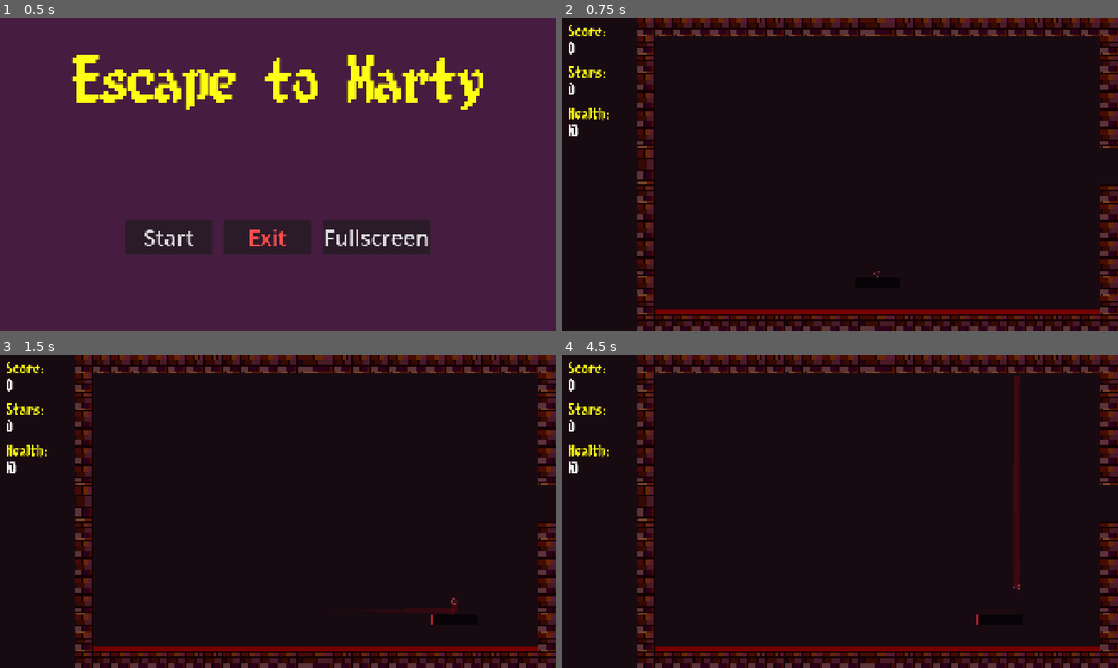
Above: before the commit, frames 1-4 (two rows, left to right).
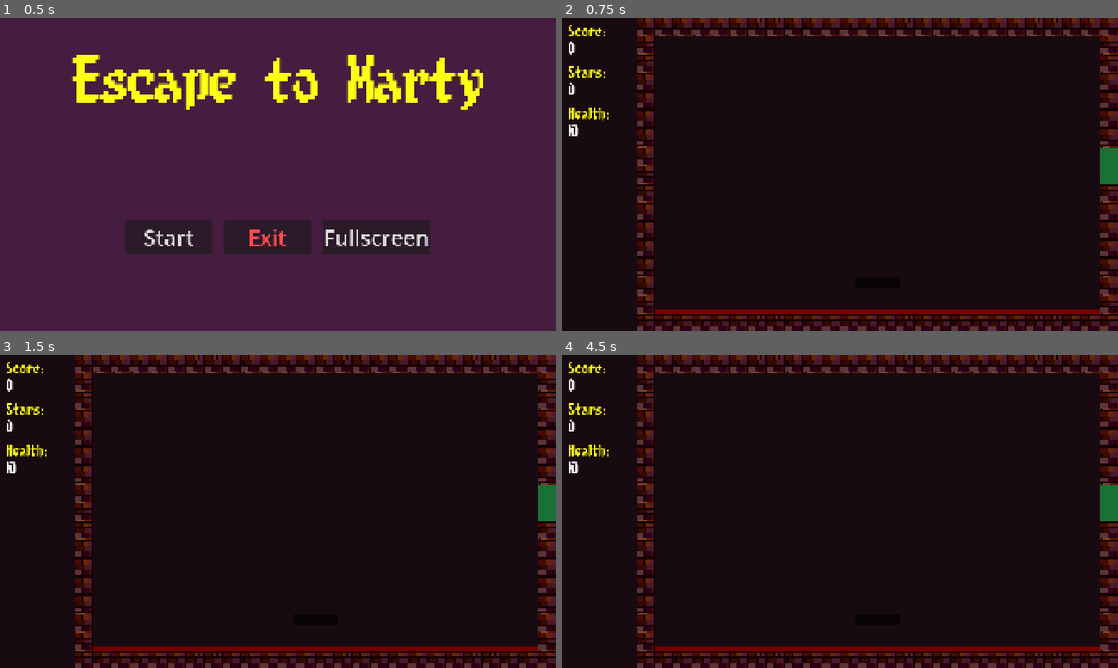
Above: after the commit, the same moments.

Repository: lostpoet999/escape_to_marty
Game: Godot game, scene res://scenes_and_scripts/ui_main_menu/main_menu.tscn
The game is run twice, just before and just after one commit, with the same random seed, the same clock (stepped at 60 frames per second) and the same inputs.
Inputs (mouse positions are in pixels of both pictures, inside the frame that each line leads up to):
- Up to frame 1 (0.5 s): no input
- Up to frame 2 (0.75 s): click "Start" at 0.5 s
- Up to frame 3 (1.5 s): tap Enter at 1.25 s; move the mouse to (305, 511) at 1.27 s; hold Tab (click_mode_toggle) from 1.28 s (still down); click (305, 511) at 1.42 s
- Up to frame 4 (4.5 s): move the mouse to (812, 511) at 2.02 s; release Tab (click_mode_toggle) at 2.03 s; click (812, 511) at 2.1 s; move the mouse to (851, 505) at 2.77 s; hold Tab (click_mode_toggle) 2.78-3.53 s; click (851, 505) at 2.92 s; move the mouse to (812, 574) at 3.52 s; click (812, 574) at 3.6 s; move the mouse to (1006, 558) at 4.27 s; hold Tab (click_mode_toggle) from 4.28 s (still down); click (1006, 558) at 4.42 s

Frame 1 is identical in both runs. In frame 2, 0.9% of the frame differs, in the area x 13-100%, y 0-100%; in frame 3, 1.1%; in frame 4, 1.7%.

Commit message:
feat: room traversal basic complete
game manager loads the floor resource, gets all the room data, loads the starting room. exits draw an open  or closed door or walls as per the exits for that room. using a graph approach to be able to do one way doors and such in future. future updates we will want some level transitions and juice.

Diff:
--- a/scenes_and_scripts/ball/ball.gd
+++ b/scenes_and_scripts/ball/ball.gd
@@ -35,6 +35,11 @@
 	add_child(bounce_effect)
 	instantiate_all_effects()
 	update_base_dmg()
+	Signalbus.level_cleared.connect(remove_ball)
+
+func remove_ball():
+	on_paddle = false
+	queue_free()
 
 func _process(delta: float) -> void:
 	if on_paddle:
--- a/scenes_and_scripts/levels/common_rooms/start_1.tscn
+++ b/scenes_and_scripts/levels/common_rooms/start_1.tscn
@@ -2,4 +2,4 @@
 
 [ext_resource type="PackedScene" uid="uid://bea1h3570swpu" path="res://scenes_and_scripts/levels/room_base.tscn" id="1_cckqh"]
 
-[node name="Level_01" unique_id=565861230 instance=ExtResource("1_cckqh")]
+[node name="Start_1" unique_id=565861230 instance=ExtResource("1_cckqh")]
--- a/scenes_and_scripts/levels/floor_1_the_lighthouse/combat_1_1.tscn
+++ b/scenes_and_scripts/levels/floor_1_the_lighthouse/combat_1_1.tscn
@@ -1,15 +1,9 @@
 [gd_scene format=3 uid="uid://bordljimg38oq"]
 
 [ext_resource type="PackedScene" uid="uid://bea1h3570swpu" path="res://scenes_and_scripts/levels/room_base.tscn" id="1_eysly"]
-[ext_resource type="PackedScene" uid="uid://dn7s6lrcudtqn" path="res://scenes_and_scripts/walls/64x64_brownish_wall.tscn" id="2_qcry5"]
+[ext_resource type="PackedScene" uid="uid://cm1kspxv86400" path="res://scenes_and_scripts/bricks/blue_brick.tscn" id="2_qcry5"]
 
 [node name="Level_01" unique_id=565861230 instance=ExtResource("1_eysly")]
 
-[node name="DeathWall" parent="PlayArea/Walls" parent_id_path=PackedInt32Array(76639453) index="0" unique_id=518440941]
-visible = false
-
-[node name="Border_Wall50" parent="PlayArea/Walls" parent_id_path=PackedInt32Array(76639453) index="44" unique_id=618575957 instance=ExtResource("2_qcry5")]
-position = Vector2(256, 512)
-
-[node name="Border_Wall51" parent="PlayArea/Walls" parent_id_path=PackedInt32Array(76639453) index="45" unique_id=1560924048 instance=ExtResource("2_qcry5")]
-position = Vector2(256, 448)
+[node name="BlueBrick" parent="PlayArea/Walls" parent_id_path=PackedInt32Array(76639453) index="79" unique_id=887021685 instance=ExtResource("2_qcry5")]
+position = Vector2(1056, 512)
--- /dev/null
+++ b/scenes_and_scripts/levels/floor_1_the_lighthouse/combat_1_2.tscn
@@ -0,0 +1,12 @@
+[gd_scene format=3 uid="uid://b3skgrm0cpgc1"]
+
+[ext_resource type="PackedScene" uid="uid://bea1h3570swpu" path="res://scenes_and_scripts/levels/room_base.tscn" id="1_o7dia"]
+[ext_resource type="PackedScene" uid="uid://cm1kspxv86400" path="res://scenes_and_scripts/bricks/blue_brick.tscn" id="2_cbojn"]
+
+[node name="Level_01" unique_id=565861230 instance=ExtResource("1_o7dia")]
+
+[node name="BlueBrick" parent="PlayArea/Walls" parent_id_path=PackedInt32Array(76639453) index="79" unique_id=887021685 instance=ExtResource("2_cbojn")]
+position = Vector2(992, 544)
+
+[node name="BlueBrick2" parent="PlayArea/Walls" parent_id_path=PackedInt32Array(76639453) index="80" unique_id=1239030522 instance=ExtResource("2_cbojn")]
+position = Vector2(1056, 544)
--- /dev/null
+++ b/scenes_and_scripts/levels/floor_1_the_lighthouse/combat_1_3.tscn
@@ -0,0 +1,15 @@
+[gd_scene format=3 uid="uid://bk4fir2rv0b7w"]
+
+[ext_resource type="PackedScene" uid="uid://bea1h3570swpu" path="res://scenes_and_scripts/levels/room_base.tscn" id="1_nty3w"]
+[ext_resource type="PackedScene" uid="uid://cm1kspxv86400" path="res://scenes_and_scripts/bricks/blue_brick.tscn" id="2_l6wtj"]
+
+[node name="Level_01" unique_id=565861230 instance=ExtResource("1_nty3w")]
+
+[node name="BlueBrick" parent="PlayArea/Walls" parent_id_path=PackedInt32Array(76639453) index="79" unique_id=887021685 instance=ExtResource("2_l6wtj")]
+position = Vector2(992, 544)
+
+[node name="BlueBrick2" parent="PlayArea/Walls" parent_id_path=PackedInt32Array(76639453) index="80" unique_id=1239030522 instance=ExtResource("2_l6wtj")]
+position = Vector2(1056, 544)
+
+[node name="BlueBrick" parent="." index="5" unique_id=1506194311 instance=ExtResource("2_l6wtj")]
+position = Vector2(1152, 576)
--- a/scenes_and_scripts/levels/floor_1_the_lighthouse/floor_1_layout.tres
+++ b/scenes_and_scripts/levels/floor_1_the_lighthouse/floor_1_layout.tres
@@ -4,6 +4,8 @@
 [ext_resource type="Script" uid="uid://bvs3ugvgbabkc" path="res://scenes_and_scripts/levels/floor_data.gd" id="2_j7weq"]
 [ext_resource type="PackedScene" uid="uid://bordljimg38oq" path="res://scenes_and_scripts/levels/floor_1_the_lighthouse/combat_1_1.tscn" id="3_hqd6g"]
 [ext_resource type="PackedScene" uid="uid://bhyu3nftn678w" path="res://scenes_and_scripts/levels/common_rooms/start_1.tscn" id="3_n2un6"]
+[ext_resource type="PackedScene" uid="uid://b3skgrm0cpgc1" path="res://scenes_and_scripts/levels/floor_1_the_lighthouse/combat_1_2.tscn" id="4_n2un6"]
+[ext_resource type="PackedScene" uid="uid://bk4fir2rv0b7w" path="res://scenes_and_scripts/levels/floor_1_the_lighthouse/combat_1_3.tscn" id="5_3m4i2"]
 
 [sub_resource type="Resource" id="Resource_xcoa1"]
 script = ExtResource("1_hqd6g")
@@ -27,6 +29,7 @@
 [sub_resource type="Resource" id="Resource_ujf72"]
 script = ExtResource("1_hqd6g")
 room_name_id = "combat_1_2"
+room_scene = ExtResource("4_n2un6")
 room_coords = Vector2i(2, 2)
 room_type = 1
 south_exit = "combat_1_1"
@@ -35,6 +38,7 @@
 [sub_resource type="Resource" id="Resource_leowd"]
 script = ExtResource("1_hqd6g")
 room_name_id = "combat_1_3"
+room_scene = ExtResource("5_3m4i2")
 room_coords = Vector2i(3, 3)
 room_type = 1
 west_exit = "combat_1_1"
--- a/scenes_and_scripts/levels/room_base.gd
+++ b/scenes_and_scripts/levels/room_base.gd
@@ -11,6 +11,10 @@
 	Signalbus.brick_destroyed.connect(_on_brick_destroyed)
 	Signalbus.star_collected.connect(update_stars_in_level)
 	Signalbus.star_spawned.connect(update_stars_in_level)
+	if self.name == "Start_1":
+		bricks_cleared = true
+		stars_cleared = true
+		check_level_cleared()
 
 func check_level_cleared() -> void: #let gamemanager know level is cleared
 	if stars_cleared && bricks_cleared:
@@ -29,12 +33,3 @@
 	if bricks_left <= 1:
 		bricks_cleared = true
 		check_level_cleared()
-
-#reconcile north,south, east, west
-	#read level scene file
-	#know what floor i am on
-	#know what room i am in
-	#search room entries for floor i am on
-	#read the directions:
-		#if door north place door scene
-		#else place wall scene
--- a/scenes_and_scripts/levels/room_base.tscn
+++ b/scenes_and_scripts/levels/room_base.tscn
@@ -307,6 +307,18 @@
 
 [node name="Border_Wall57" parent="PlayArea/Walls" unique_id=285859164 instance=ExtResource("4_w27iv")]
 position = Vector2(256, 832)
+
+[node name="EastExit" parent="PlayArea/Walls" unique_id=179641907 instance=ExtResource("5_fuowh")]
+position = Vector2(1856, 480)
+
+[node name="SouthExit" parent="PlayArea/Walls" unique_id=741878414 instance=ExtResource("7_57n16")]
+position = Vector2(1056, 1024)
+
+[node name="NorthExit" parent="PlayArea/Walls" unique_id=1940363890 instance=ExtResource("6_701b8")]
+position = Vector2(1056, 0)
+
+[node name="WestExit" parent="PlayArea/Walls" unique_id=1024305235 instance=ExtResource("8_2ndtm")]
+position = Vector2(256, 480)
 
 [node name="Background" type="ColorRect" parent="PlayArea" unique_id=306947289]
 z_index = -1
@@ -323,18 +335,6 @@
 color = Color(0.09411765, 0.039215688, 0.06666667, 1)
 metadata/_edit_lock_ = true
 
-[node name="EastExit" parent="PlayArea" unique_id=1140514349 instance=ExtResource("5_fuowh")]
-position = Vector2(1607, 512)
-
-[node name="NorthExit" parent="PlayArea" unique_id=1097567357 instance=ExtResource("6_701b8")]
-position = Vector2(807, 32)
-
-[node name="SouthExit" parent="PlayArea" unique_id=976587869 instance=ExtResource("7_57n16")]
-position = Vector2(807, 1056)
-
-[node name="WestExit" parent="PlayArea" unique_id=685310637 instance=ExtResource("8_2ndtm")]
-position = Vector2(7, 512)
-
 [node name="EscapeMenu" parent="." unique_id=1133911884 instance=ExtResource("5_w74c6")]
 visible = false
 anchors_preset = 8
--- a/scenes_and_scripts/singletons/game_manager.gd
+++ b/scenes_and_scripts/singletons/game_manager.gd
@@ -14,7 +14,7 @@
 	1: "uid://dr8vct1f7lm5n"
 }
 
-enum GameState {MAIN_MENU, BALL_ON_PADDLE, PLAYING, PAUSED, GAME_OVER, CLICK_MODE}
+enum GameState {MAIN_MENU, BALL_ON_PADDLE, PLAYING, PAUSED, GAME_OVER, CLICK_MODE, LEVEL_CLEARED}
 var current_state: GameState = GameState.MAIN_MENU
 
 #const node group constants
@@ -50,15 +50,17 @@
 		GameState.MAIN_MENU:
 			return to_state in [GameState.BALL_ON_PADDLE]
 		GameState.BALL_ON_PADDLE:
-			return to_state in [GameState.PLAYING, GameState.PAUSED]
+			return to_state in [GameState.PLAYING, GameState.PAUSED, GameState.LEVEL_CLEARED]
 		GameState.PLAYING:
-			return to_state in [GameState.PAUSED, GameState.GAME_OVER, GameState.MAIN_MENU, GameState.CLICK_MODE]
+			return to_state in [GameState.PAUSED, GameState.GAME_OVER, GameState.MAIN_MENU, GameState.CLICK_MODE, GameState.LEVEL_CLEARED]
 		GameState.PAUSED:
 			return to_state in [GameState.PLAYING, GameState.BALL_ON_PADDLE]
 		GameState.GAME_OVER:
 			return to_state in [GameState.MAIN_MENU, GameState.PLAYING]
 		GameState.CLICK_MODE:
-			return to_state in [GameState.PLAYING]
+			return to_state in [GameState.PLAYING, GameState.LEVEL_CLEARED]
+		GameState.LEVEL_CLEARED:
+			return to_state  in [GameState.BALL_ON_PADDLE]
 	return false
 
 func enter_state(change_to_state: GameState) -> void:
@@ -82,6 +84,10 @@
 			GameManager.change_state(GameState.MAIN_MENU)
 			call_deferred("load_scene", MAIN_MENU)
 		GameState.CLICK_MODE:
+			Input.set_mouse_mode(Input.MOUSE_MODE_VISIBLE)
+			Signalbus.game_state_click_mode.emit()
+		GameState.LEVEL_CLEARED:
+			print("game state to level cleared")
 			Input.set_mouse_mode(Input.MOUSE_MODE_VISIBLE)
 			Signalbus.game_state_click_mode.emit()
 
@@ -113,7 +119,7 @@
 	_configure_frame_rate()
 	PlayerData.initialize_player_data()
 	Signalbus.player_died.connect(_load_level_on_player_death)
-	Signalbus.level_cleared.connect(load_next_level)
+	Signalbus.level_cleared.connect(set_state_to_cleared)
 	process_mode = Node.PROCESS_MODE_ALWAYS
 
 
@@ -139,6 +145,7 @@
 func _load_level_on_player_death() -> void:
 	GameManager.change_state(GameState.GAME_OVER)
 
-func load_next_level() -> void:
-	change_state(GameState.MAIN_MENU)
-	call_deferred("load_scene", MAIN_MENU) #will be replaced by maps and portals
+func set_state_to_cleared() -> void:
+	print("level_cleared")
+	change_state(GameState.LEVEL_CLEARED)
+	print("game state: ", current_state)
--- a/scenes_and_scripts/walls/exits/east_exit.tscn
+++ b/scenes_and_scripts/walls/exits/east_exit.tscn
@@ -1,28 +1,29 @@
 [gd_scene format=3 uid="uid://37ac7xv2kevl"]
 
-[ext_resource type="Texture2D" uid="uid://nhuggym8gsmb" path="res://scenes_and_scripts/walls/1x1_brownish_wall.png" id="1_v65l6"]
-[ext_resource type="Script" uid="uid://bwqqfn8j70s1u" path="res://scenes_and_scripts/walls/exits/exits.gd" id="1_x54i1"]
+[ext_resource type="PackedScene" uid="uid://csxt8ng8rhxo" path="res://scenes_and_scripts/walls/exits/exit_base.tscn" id="1_v65l6"]
 
-[sub_resource type="RectangleShape2D" id="RectangleShape2D_pk4ev"]
+[sub_resource type="RectangleShape2D" id="RectangleShape2D_v65l6"]
 size = Vector2(64, 128)
 
-[node name="EastExit" type="Area2D" unique_id=618575957 groups=["walls"]]
-script = ExtResource("1_x54i1")
+[node name="EastExit" unique_id=618575957 instance=ExtResource("1_v65l6")]
 
-[node name="CollisionShape2D" type="CollisionShape2D" parent="." unique_id=363479540]
-shape = SubResource("RectangleShape2D_pk4ev")
+[node name="CollisionShape2D" type="CollisionShape2D" parent="." index="0" unique_id=137459280]
+shape = SubResource("RectangleShape2D_v65l6")
 
-[node name="TextureRect" type="TextureRect" parent="." unique_id=1657223946]
-anchors_preset = 8
-anchor_left = 0.5
-anchor_top = 0.5
-anchor_right = 0.5
-anchor_bottom = 0.5
+[node name="ExitBarrier_closed" parent="." index="1" unique_id=902411008]
 offset_left = -32.0
 offset_top = -64.0
 offset_right = 32.0
 offset_bottom = 64.0
-grow_horizontal = 2
-grow_vertical = 2
-size_flags_horizontal = 4
-texture = ExtResource("1_v65l6")
+
+[node name="ExitBarrier_open" parent="." index="2" unique_id=1579582079]
+offset_left = -32.0
+offset_top = -64.0
+offset_right = 32.0
+offset_bottom = 64.0
+
+[node name="wall_1" parent="walls_no_door" parent_id_path=PackedInt32Array(1036666021) index="0" unique_id=1891735852]
+position = Vector2(0, 32)
+
+[node name="wall_2" parent="walls_no_door" parent_id_path=PackedInt32Array(1036666021) index="1" unique_id=408428922]
+position = Vector2(0, -32)
--- /dev/null
+++ b/scenes_and_scripts/walls/exits/exit_base.tscn
@@ -0,0 +1,35 @@
+[gd_scene format=3 uid="uid://csxt8ng8rhxo"]
+
+[ext_resource type="Script" uid="uid://bwqqfn8j70s1u" path="res://scenes_and_scripts/walls/exits/exits.gd" id="1_gtbbh"]
+[ext_resource type="Texture2D" uid="uid://nhuggym8gsmb" path="res://scenes_and_scripts/walls/1x1_brownish_wall.png" id="2_x23op"]
+
+[node name="exit_base" type="Area2D" unique_id=618575957 groups=["walls"]]
+script = ExtResource("1_gtbbh")
+
+[node name="ExitBarrier_closed" type="ColorRect" parent="." unique_id=902411008]
+visible = false
+offset_left = -64.0
+offset_top = -32.0
+offset_right = 64.0
+offset_bottom = 32.0
+mouse_filter = 2
+color = Color(1, 0.38431373, 0.32156864, 0.5529412)
+
+[node name="ExitBarrier_open" type="ColorRect" parent="." unique_id=1579582079]
+visible = false
+offset_left = -64.0
+offset_top = -32.0
+offset_right = 64.0
+offset_bottom = 32.0
+mouse_filter = 2
+color = Color(0.101960786, 0.76862746, 0.32156864, 0.5529412)
+
+[node name="walls_no_door" type="Node2D" parent="." unique_id=1036666021]
+
+[node name="wall_1" type="Sprite2D" parent="walls_no_door" unique_id=1891735852]
+position = Vector2(-32, 0)
+texture = ExtResource("2_x23op")
+
+[node name="wall_2" type="Sprite2D" parent="walls_no_door" unique_id=408428922]
+position = Vector2(32, 0)
+texture = ExtResource("2_x23op")
--- a/scenes_and_scripts/walls/exits/exits.gd
+++ b/scenes_and_scripts/walls/exits/exits.gd
@@ -1,23 +1,95 @@
 extends Node2D
 
 @onready var room_ref = GameManager.room_data_for_floor #dictionary of room entries
+@onready var walls_no_door: Node2D = $walls_no_door
+@onready var exit_barrier_closed: ColorRect = $ExitBarrier_closed
+@onready var exit_barrier_open: ColorRect = $ExitBarrier_open
+
+var room_cleared: bool = false
 
 func _ready():
+	Signalbus.level_cleared.connect(enable_exits)
 	reconcile_exits()
 
 func reconcile_exits():
-	print("current_room_id: ", GameManager.current_room_id)
-	print("room_ref key: ", room_ref)
 	match self.name:
 		"NorthExit":
-			if room_ref[GameManager.current_room_id].north_exit != "":
-				self.hide()
+			if room_ref[GameManager.current_room_id].north_exit != "" and room_cleared:
+				show_open_door()
+			elif room_ref[GameManager.current_room_id].north_exit != "" and !room_cleared:
+				show_closed_door()
+			elif room_ref[GameManager.current_room_id].north_exit == "":
+				show_walls()
 		"SouthExit":
-			if room_ref[GameManager.current_room_id].south_exit != "":
-				self.hide()
+			if room_ref[GameManager.current_room_id].south_exit != "" and room_cleared:
+				show_open_door()
+			elif room_ref[GameManager.current_room_id].south_exit != "" and !room_cleared:
+				show_closed_door()
+			elif room_ref[GameManager.current_room_id].south_exit == "":
+				show_walls()
 		"EastExit":
-			if room_ref[GameManager.current_room_id].east_exit != "":
-				self.hide()
+			if room_ref[GameManager.current_room_id].east_exit != "" and room_cleared:
+				show_open_door()
+			elif room_ref[GameManager.current_room_id].east_exit != "" and !room_cleared:
+				show_closed_door()
+			elif room_ref[GameManager.current_room_id].east_exit == "":
+				show_walls()
 		"WestExit":
-			if room_ref[GameManager.current_room_id].west_exit != "":
-				self.hide()
+			if room_ref[GameManager.current_room_id].west_exit != "" and room_cleared:
+				show_open_door()
+			elif room_ref[GameManager.current_room_id].west_exit != "" and !room_cleared:
+				show_closed_door()
+			elif room_ref[GameManager.current_room_id].west_exit == "":
+				show_walls()
+
+func _input_event(_viewport, event, _shape_idx):
+	if event is InputEventMouseButton and event.pressed and event.button_index == MOUSE_BUTTON_LEFT:
+		_on_exit_clicked()
+
+func _on_exit_clicked():
+	if !room_cleared:
+		return
+
+	var target_id: String = ""
+	var current_entry = room_ref[GameManager.current_room_id]
+
+	match self.name:
+		"NorthExit":
+			target_id = current_entry.north_exit
+		"SouthExit":
+			target_id = current_entry.south_exit
+		"EastExit":
+			target_id = current_entry.east_exit
+		"WestExit":
+			target_id = current_entry.west_exit
+
+	if target_id == "":
+		return
+
+	var target_room = room_ref[target_id]
+	GameManager.current_room_id = target_id
+	GameManager.scene_ref = target_room.room_scene
+	GameManager.change_state(GameManager.GameState.BALL_ON_PADDLE)
+	get_tree().change_scene_to_packed(target_room.room_scene)
+
+func show_closed_door():
+	walls_no_door.hide()
+	exit_barrier_closed.show()
+	exit_barrier_open.hide()
+	self.input_pickable = false
+
+func show_open_door():
+	walls_no_door.hide()
+	exit_barrier_closed.hide()
+	exit_barrier_open.show()
+	self.input_pickable = true
+
+func show_walls():
+	walls_no_door.show()
+	exit_barrier_closed.hide()
+	exit_barrier_open.hide()
+	self.input_pickable = false
+
+func enable_exits():
+	room_cleared = true
+	reconcile_exits()
--- a/scenes_and_scripts/walls/exits/north_exit.tscn
+++ b/scenes_and_scripts/walls/exits/north_exit.tscn
@@ -1,28 +1,11 @@
-[gd_scene format=3 uid="uid://dmcgahnb2gept"]
+[gd_scene format=3 uid="uid://bk0rhi08kvbgx"]
 
-[ext_resource type="Texture2D" uid="uid://nhuggym8gsmb" path="res://scenes_and_scripts/walls/1x1_brownish_wall.png" id="1_hrcl4"]
-[ext_resource type="Script" uid="uid://bwqqfn8j70s1u" path="res://scenes_and_scripts/walls/exits/exits.gd" id="1_qw6fi"]
+[ext_resource type="PackedScene" uid="uid://csxt8ng8rhxo" path="res://scenes_and_scripts/walls/exits/exit_base.tscn" id="1_otxt5"]
 
-[sub_resource type="RectangleShape2D" id="RectangleShape2D_pk4ev"]
+[sub_resource type="RectangleShape2D" id="RectangleShape2D_otxt5"]
 size = Vector2(128, 64)
 
-[node name="NorthExit" type="Area2D" unique_id=618575957 groups=["walls"]]
-script = ExtResource("1_qw6fi")
+[node name="NorthExit" unique_id=618575957 instance=ExtResource("1_otxt5")]
 
-[node name="CollisionShape2D" type="CollisionShape2D" parent="." unique_id=363479540]
-shape = SubResource("RectangleShape2D_pk4ev")
-
-[node name="TextureRect" type="TextureRect" parent="." unique_id=1657223946]
-anchors_preset = 8
-anchor_left = 0.5
-anchor_top = 0.5
-anchor_right = 0.5
-anchor_bottom = 0.5
-offset_left = -64.0
-offset_top = -32.0
-offset_right = 64.0
-offset_bottom = 32.0
-grow_horizontal = 2
-grow_vertical = 2
-size_flags_horizontal = 4
-texture = ExtResource("1_hrcl4")
+[node name="CollisionShape2D" type="CollisionShape2D" parent="." index="0" unique_id=1206359302]
+shape = SubResource("RectangleShape2D_otxt5")
--- a/scenes_and_scripts/walls/exits/south_exit.tscn
+++ b/scenes_and_scripts/walls/exits/south_exit.tscn
@@ -1,28 +1,11 @@
 [gd_scene format=3 uid="uid://8f12tc7oq8p5"]
 
-[ext_resource type="Script" uid="uid://bwqqfn8j70s1u" path="res://scenes_and_scripts/walls/exits/exits.gd" id="1_ar0u4"]
-[ext_resource type="Texture2D" uid="uid://nhuggym8gsmb" path="res://scenes_and_scripts/walls/1x1_brownish_wall.png" id="1_jt87b"]
+[ext_resource type="PackedScene" uid="uid://csxt8ng8rhxo" path="res://scenes_and_scripts/walls/exits/exit_base.tscn" id="1_jt87b"]
 
-[sub_resource type="RectangleShape2D" id="RectangleShape2D_pk4ev"]
+[sub_resource type="RectangleShape2D" id="RectangleShape2D_jt87b"]
 size = Vector2(128, 64)
 
-[node name="SouthExit" type="Area2D" unique_id=618575957 groups=["walls"]]
-script = ExtResource("1_ar0u4")
+[node name="SouthExit" unique_id=618575957 instance=ExtResource("1_jt87b")]
 
-[node name="CollisionShape2D" type="CollisionShape2D" parent="." unique_id=363479540]
-shape = SubResource("RectangleShape2D_pk4ev")
-
-[node name="TextureRect" type="TextureRect" parent="." unique_id=1657223946]
-anchors_preset = 8
-anchor_left = 0.5
-anchor_top = 0.5
-anchor_right = 0.5
-anchor_bottom = 0.5
-offset_left = -64.0
-offset_top = -32.0
-offset_right = 64.0
-offset_bottom = 32.0
-grow_horizontal = 2
-grow_vertical = 2
-size_flags_horizontal = 4
-texture = ExtResource("1_jt87b")
+[node name="CollisionShape2D" type="CollisionShape2D" parent="." index="0" unique_id=2121695436]
+shape = SubResource("RectangleShape2D_jt87b")
--- a/scenes_and_scripts/walls/exits/west_exit.tscn
+++ b/scenes_and_scripts/walls/exits/west_exit.tscn
@@ -1,28 +1,29 @@
 [gd_scene format=3 uid="uid://dldewve8r7d7i"]
 
-[ext_resource type="Texture2D" uid="uid://nhuggym8gsmb" path="res://scenes_and_scripts/walls/1x1_brownish_wall.png" id="1_2q54b"]
-[ext_resource type="Script" uid="uid://bwqqfn8j70s1u" path="res://scenes_and_scripts/walls/exits/exits.gd" id="1_hyew2"]
+[ext_resource type="PackedScene" uid="uid://csxt8ng8rhxo" path="res://scenes_and_scripts/walls/exits/exit_base.tscn" id="1_2q54b"]
 
-[sub_resource type="RectangleShape2D" id="RectangleShape2D_pk4ev"]
+[sub_resource type="RectangleShape2D" id="RectangleShape2D_2q54b"]
 size = Vector2(64, 128)
 
-[node name="WestExit" type="Area2D" unique_id=618575957 groups=["walls"]]
-script = ExtResource("1_hyew2")
+[node name="WestExit" unique_id=618575957 instance=ExtResource("1_2q54b")]
 
-[node name="CollisionShape2D" type="CollisionShape2D" parent="." unique_id=363479540]
-shape = SubResource("RectangleShape2D_pk4ev")
+[node name="CollisionShape2D" type="CollisionShape2D" parent="." index="0" unique_id=43937749]
+shape = SubResource("RectangleShape2D_2q54b")
 
-[node name="TextureRect" type="TextureRect" parent="." unique_id=1657223946]
-anchors_preset = 8
-anchor_left = 0.5
-anchor_top = 0.5
-anchor_right = 0.5
-anchor_bottom = 0.5
+[node name="ExitBarrier_closed" parent="." index="1" unique_id=902411008]
 offset_left = -32.0
 offset_top = -64.0
 offset_right = 32.0
 offset_bottom = 64.0
-grow_horizontal = 2
-grow_vertical = 2
-size_flags_horizontal = 4
-texture = ExtResource("1_2q54b")
+
+[node name="ExitBarrier_open" parent="." index="2" unique_id=1579582079]
+offset_left = -32.0
+offset_top = -64.0
+offset_right = 32.0
+offset_bottom = 64.0
+
+[node name="wall_1" parent="walls_no_door" parent_id_path=PackedInt32Array(1036666021) index="0" unique_id=1891735852]
+position = Vector2(0, 32)
+
+[node name="wall_2" parent="walls_no_door" parent_id_path=PackedInt32Array(1036666021) index="1" unique_id=408428922]
+position = Vector2(0, -32)
Not shown: 1 places in scenes_and_scripts/levels/room_base.tscn that only renumber resources
